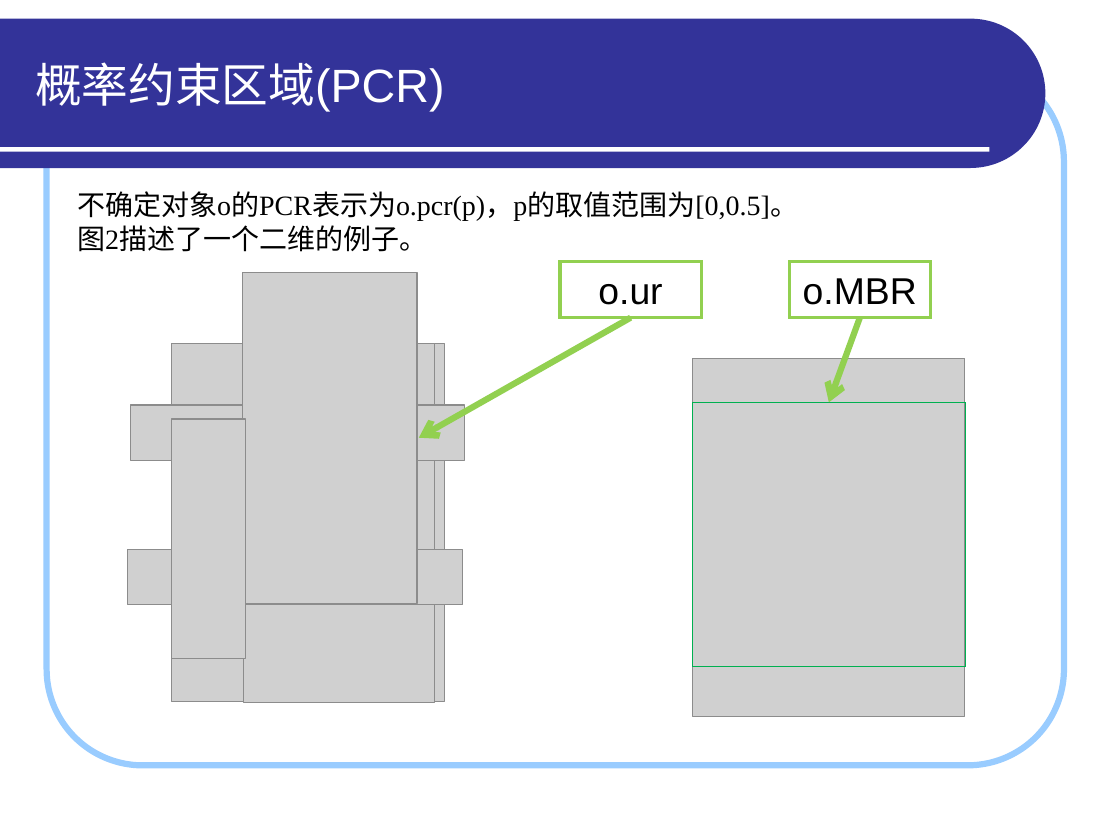
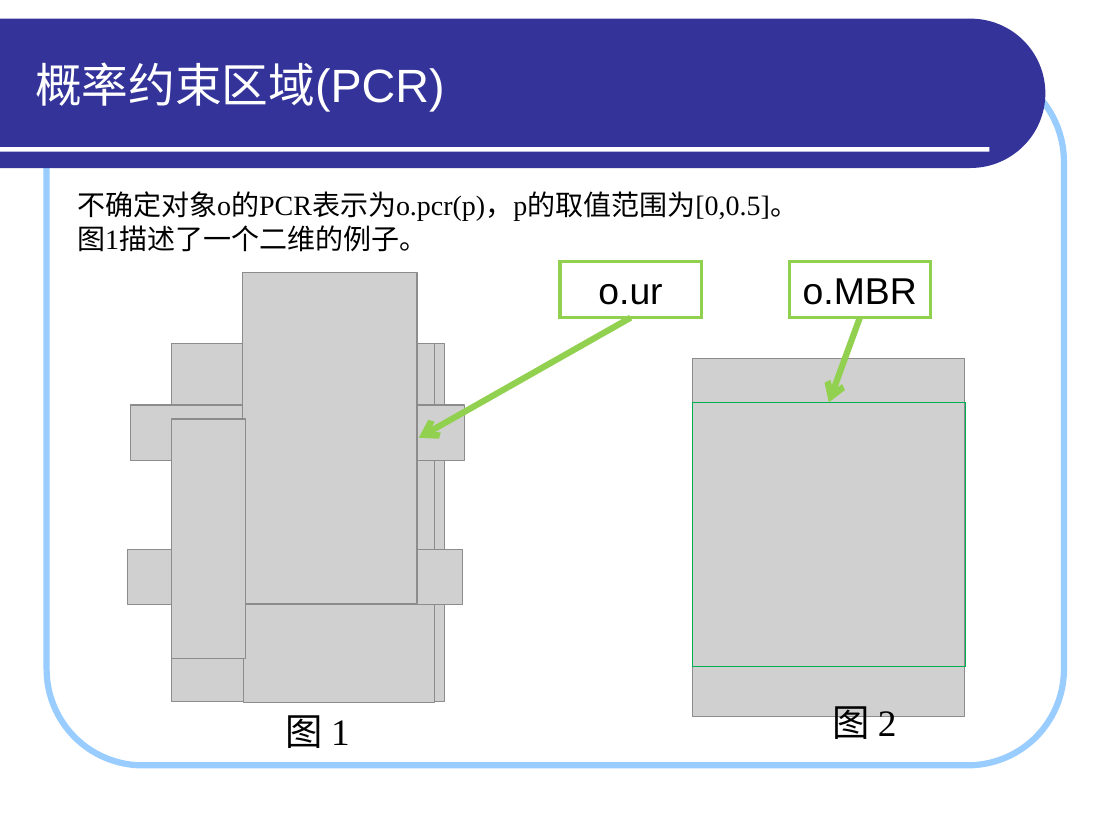
Before and after one commit to HiltonWei/wpstest, a slide deck: slide 16 of branches/区钺坚/读书报告/答辩演示_区钺坚.ppt (slide 15 before the commit). Drawn at 1120x840 pixels with LibreOffice and Linux fonts; fonts in the diff are those of the drawing; grey boxes stand for pictures. Boxes give left, top, right and bottom in pixels: in the first picture for what was removed or moved away, otherwise in the second. Text is boxed around its words. In the diff, an @@ line names an element or a change of style, - is before the commit and + after.

```diff
--- a/branches/区钺坚/读书报告/答辩演示_区钺坚.ppt
+++ b/branches/区钺坚/读书报告/答辩演示_区钺坚.ppt
@@ text at [77,225,427,252]: text changed @@
-图2描述了一个二维的例子。
+图1描述了一个二维的例子。
@@ text added at [285,715,350,748], 24 pt, text #000000 @@
+图 1
@@ text added at [832,706,897,746], 24 pt, text #000000 @@
+图 2
```
Also in this commit, not shown: 4 other slides changed, 2 slides added.
